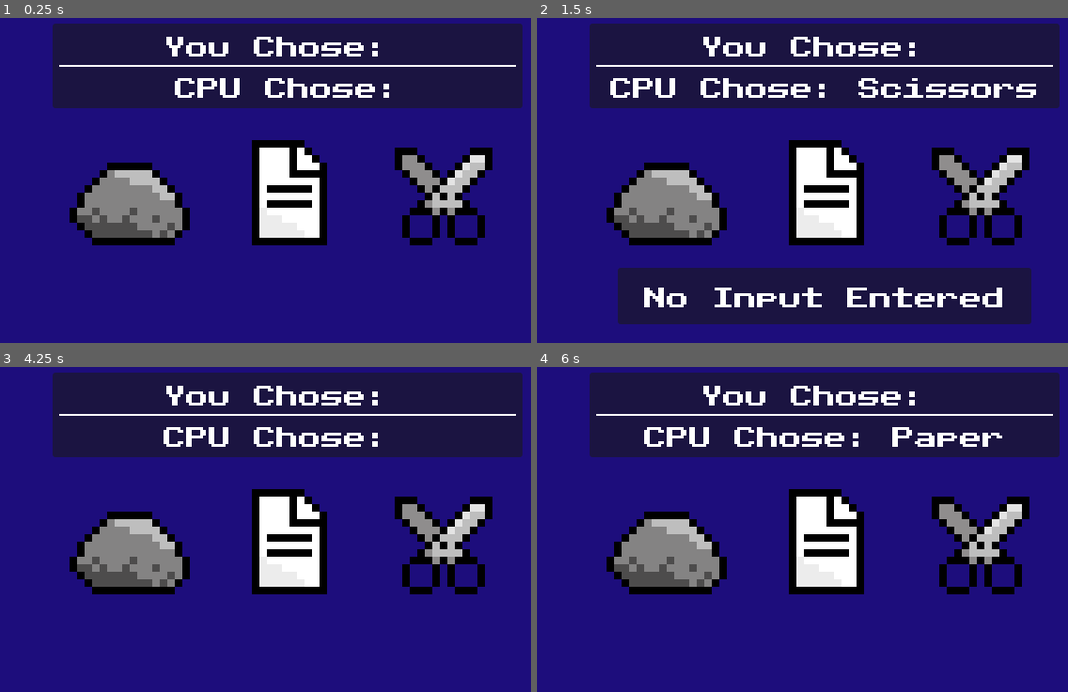
Above: before the commit, frames 1-4 (two rows, left to right).
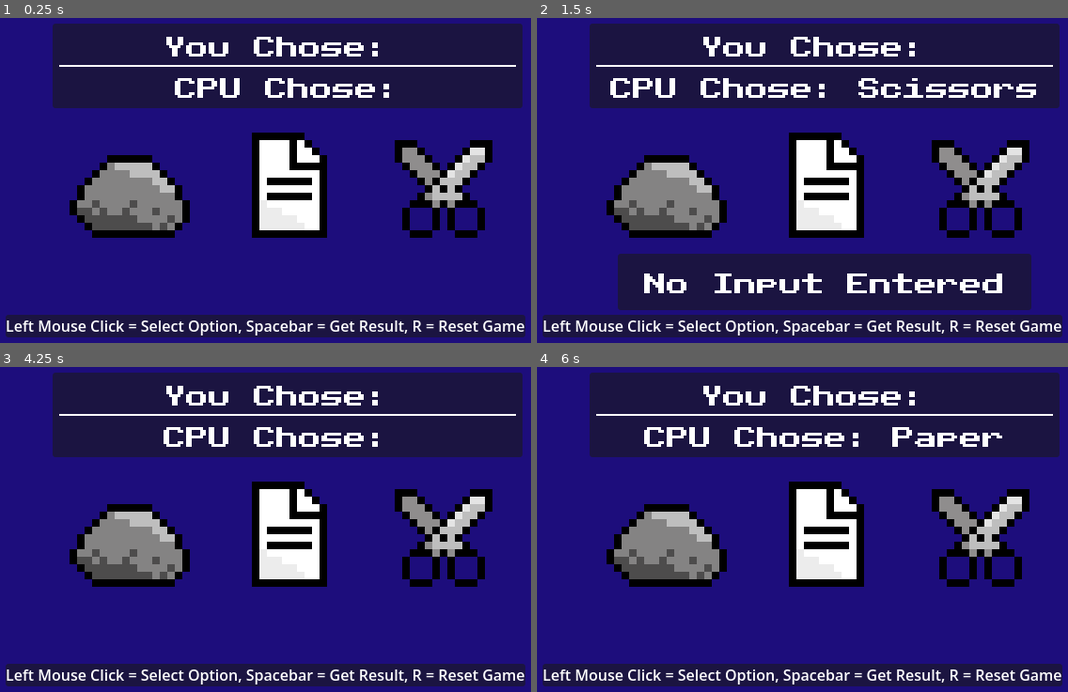
Above: after the commit, the same moments.

Repository: TenacityCodes/Rock-Paper-Scissors
Game: Godot game, scene res://gameplay.tscn
Two runs of this game, one before a commit and one after it. Both use one fixed random seed, a clock stepped at 60 frames per second and the inputs below.
Inputs (mouse positions are in pixels of both pictures, inside the frame that each line leads up to):
- Up to frame 1 (0.25 s): no input
- Up to frame 2 (1.5 s): tap Enter at 0.5 s; move the mouse to (664, 203) at 0.52 s; tap Space (continue) at 0.6, 1.35 s; click (664, 203) at 0.67 s; move the mouse to (829, 193) at 1.27 s; click (829, 193) at 1.42 s
- Up to frame 3 (4.25 s): tap R (reset) at 2, 4.15 s; move the mouse to (446, 542) at 2.02 s; tap Space (continue) at 2.1, 2.85, 3.5, 3.6 s; click (446, 542) at 2.17 s; move the mouse to (254, 591) at 2.77 s; click (254, 591) at 2.92 s; move the mouse to (467, 575) at 3.52 s; click (467, 575) at 3.67 s
- Up to frame 4 (6 s): move the mouse to (643, 471) at 4.27 s; tap Space (continue) at 4.35, 5.1, 5.85 s; click (643, 471) at 4.42 s; move the mouse to (855, 523) at 5.02 s; click (855, 523) at 5.17 s; tap R (reset) at 5.75 s; move the mouse to (733, 438) at 5.77 s; click (733, 438) at 5.92 s

The runs differ from the first frame. In frame 1, 15% of the frame differs, in the area x 1-99%, y 35-99%; in frame 2, 20%; in frame 3, 15%; in frame 4, 15%.

Commit message:
+Buttons wip

Diff:
--- a/gameplay.tscn
+++ b/gameplay.tscn
@@ -18,124 +18,79 @@
 color = Color(1, 1, 1, 1)
 thickness = 2
 
-[node name="Gameplay" type="Node2D"]
+[node name="Gameplay" type="Node2D" unique_id=1816285354]
 script = ExtResource("1_oe8ih")
 
-[node name="Background Sprite" type="Sprite2D" parent="."]
+[node name="Background Sprite" type="Sprite2D" parent="." unique_id=555739296]
 texture_filter = 1
 texture = ExtResource("1_n4psk")
 centered = false
 
-[node name="Rock" type="Sprite2D" parent="."]
+[node name="Rock" type="Sprite2D" parent="." unique_id=1547763850]
 texture_filter = 1
-position = Vector2(152, 200)
+position = Vector2(152, 192)
 texture = ExtResource("2_ej4tk")
 region_enabled = true
 region_rect = Rect2(64, 104, 160, 160)
 
-[node name="Area2D" type="Area2D" parent="Rock"]
+[node name="Area2D" type="Area2D" parent="Rock" unique_id=2050225847]
 
-[node name="CollisionShape2D" type="CollisionShape2D" parent="Rock/Area2D"]
+[node name="CollisionShape2D" type="CollisionShape2D" parent="Rock/Area2D" unique_id=148776745]
 position = Vector2(-2, 12)
 shape = SubResource("RectangleShape2D_smepj")
 
-[node name="Paper" type="Sprite2D" parent="."]
+[node name="Paper" type="Sprite2D" parent="." unique_id=623750367]
 texture_filter = 1
-position = Vector2(322, 200)
+position = Vector2(322, 192)
 texture = ExtResource("2_ej4tk")
 region_enabled = true
 region_rect = Rect2(248, 104, 160, 160)
 
-[node name="Area2D" type="Area2D" parent="Paper"]
+[node name="Area2D" type="Area2D" parent="Paper" unique_id=2123939388]
 
-[node name="CollisionShape2D" type="CollisionShape2D" parent="Paper/Area2D"]
+[node name="CollisionShape2D" type="CollisionShape2D" parent="Paper/Area2D" unique_id=1873128034]
 shape = SubResource("RectangleShape2D_oe8ih")
 
-[node name="Scissors" type="Sprite2D" parent="."]
+[node name="Scissors" type="Sprite2D" parent="." unique_id=202559834]
 texture_filter = 1
-position = Vector2(482, 200)
+position = Vector2(482, 192)
 texture = ExtResource("2_ej4tk")
 region_enabled = true
 region_rect = Rect2(408, 104, 160, 160)
 
-[node name="Area2D" type="Area2D" parent="Scissors"]
+[node name="Area2D" type="Area2D" parent="Scissors" unique_id=1463157833]
 
-[node name="CollisionShape2D" type="CollisionShape2D" parent="Scissors/Area2D"]
+[node name="CollisionShape2D" type="CollisionShape2D" parent="Scissors/Area2D" unique_id=1118226394]
 position = Vector2(4, 0)
 shape = SubResource("RectangleShape2D_xuee5")
 
-[node name="Choices Display" type="Control" parent="."]
+[node name="Outcome Display" type="Control" parent="." unique_id=1857891672]
 layout_mode = 3
 anchors_preset = 0
 
-[node name="PanelContainer" type="PanelContainer" parent="Choices Display"]
-layout_mode = 0
-offset_left = 70.0
-offset_top = 20.0
-offset_right = 570.0
-offset_bottom = 110.0
-
-[node name="MarginContainer" type="MarginContainer" parent="Choices Display/PanelContainer"]
-layout_mode = 2
-theme_override_constants/margin_left = 8
-theme_override_constants/margin_top = 8
-theme_override_constants/margin_right = 8
-theme_override_constants/margin_bottom = 8
-
-[node name="VBoxContainer" type="VBoxContainer" parent="Choices Display/PanelContainer/MarginContainer"]
-layout_mode = 2
-theme_override_constants/separation = 8
-alignment = 1
-
-[node name="Player Selection" type="Label" parent="Choices Display/PanelContainer/MarginContainer/VBoxContainer"]
-texture_filter = 1
-layout_mode = 2
-theme_override_fonts/font = ExtResource("4_xuee5")
-theme_override_font_sizes/font_size = 24
-text = "You Chose: "
-horizontal_alignment = 1
-vertical_alignment = 1
-
-[node name="HSeparator" type="HSeparator" parent="Choices Display/PanelContainer/MarginContainer/VBoxContainer"]
-layout_mode = 2
-theme_override_styles/separator = SubResource("StyleBoxLine_xuee5")
-
-[node name="CPU Selection" type="Label" parent="Choices Display/PanelContainer/MarginContainer/VBoxContainer"]
-texture_filter = 1
-layout_mode = 2
-theme_override_fonts/font = ExtResource("4_xuee5")
-theme_override_font_sizes/font_size = 24
-text = "CPU Chose:"
-horizontal_alignment = 1
-vertical_alignment = 1
-
-[node name="Outcome Display" type="Control" parent="."]
-layout_mode = 3
-anchors_preset = 0
-
-[node name="PanelContainer" type="PanelContainer" parent="Outcome Display"]
+[node name="PanelContainer" type="PanelContainer" parent="Outcome Display" unique_id=1262884253]
 layout_mode = 0
 offset_left = 100.0
-offset_top = 280.0
+offset_top = 265.0
 offset_right = 540.0
-offset_bottom = 340.0
+offset_bottom = 325.0
 
-[node name="MarginContainer" type="MarginContainer" parent="Outcome Display/PanelContainer"]
+[node name="MarginContainer" type="MarginContainer" parent="Outcome Display/PanelContainer" unique_id=2017583898]
 layout_mode = 2
 theme_override_constants/margin_left = 4
 theme_override_constants/margin_top = 4
 theme_override_constants/margin_right = 4
 theme_override_constants/margin_bottom = 4
 
-[node name="VBoxContainer" type="VBoxContainer" parent="Outcome Display/PanelContainer/MarginContainer"]
+[node name="VBoxContainer" type="VBoxContainer" parent="Outcome Display/PanelContainer/MarginContainer" unique_id=1650500469]
 layout_mode = 2
 alignment = 1
 
-[node name="HBoxContainer" type="HBoxContainer" parent="Outcome Display/PanelContainer/MarginContainer/VBoxContainer"]
+[node name="HBoxContainer" type="HBoxContainer" parent="Outcome Display/PanelContainer/MarginContainer/VBoxContainer" unique_id=1014201354]
 layout_mode = 2
 alignment = 1
 
-[node name="Outcome" type="RichTextLabel" parent="Outcome Display/PanelContainer/MarginContainer/VBoxContainer/HBoxContainer"]
+[node name="Outcome" type="RichTextLabel" parent="Outcome Display/PanelContainer/MarginContainer/VBoxContainer/HBoxContainer" unique_id=419813642]
 texture_filter = 1
 layout_mode = 2
 size_flags_horizontal = 3
@@ -147,6 +102,65 @@
 horizontal_alignment = 1
 vertical_alignment = 1
 
+[node name="Choices Display" type="Control" parent="." unique_id=1344308329]
+layout_mode = 3
+anchors_preset = 0
+
+[node name="PanelContainer" type="PanelContainer" parent="Choices Display" unique_id=1763706120]
+layout_mode = 0
+offset_left = 70.0
+offset_top = 20.0
+offset_right = 570.0
+offset_bottom = 110.0
+
+[node name="MarginContainer" type="MarginContainer" parent="Choices Display/PanelContainer" unique_id=2102190740]
+layout_mode = 2
+theme_override_constants/margin_left = 8
+theme_override_constants/margin_top = 8
+theme_override_constants/margin_right = 8
+theme_override_constants/margin_bottom = 8
+
+[node name="VBoxContainer" type="VBoxContainer" parent="Choices Display/PanelContainer/MarginContainer" unique_id=304177243]
+layout_mode = 2
+theme_override_constants/separation = 8
+alignment = 1
+
+[node name="Player Selection" type="Label" parent="Choices Display/PanelContainer/MarginContainer/VBoxContainer" unique_id=232317676]
+texture_filter = 1
+layout_mode = 2
+theme_override_fonts/font = ExtResource("4_xuee5")
+theme_override_font_sizes/font_size = 24
+text = "You Chose: "
+horizontal_alignment = 1
+vertical_alignment = 1
+
+[node name="HSeparator" type="HSeparator" parent="Choices Display/PanelContainer/MarginContainer/VBoxContainer" unique_id=790528374]
+layout_mode = 2
+theme_override_styles/separator = SubResource("StyleBoxLine_xuee5")
+
+[node name="CPU Selection" type="Label" parent="Choices Display/PanelContainer/MarginContainer/VBoxContainer" unique_id=796968654]
+texture_filter = 1
+layout_mode = 2
+theme_override_fonts/font = ExtResource("4_xuee5")
+theme_override_font_sizes/font_size = 24
+text = "CPU Chose:"
+horizontal_alignment = 1
+vertical_alignment = 1
+
+[node name="PanelContainer" type="PanelContainer" parent="." unique_id=1870354990]
+offset_left = 20.0
+offset_top = 330.0
+offset_right = 504.0
+offset_bottom = 354.0
+
+[node name="HBoxContainer" type="HBoxContainer" parent="PanelContainer" unique_id=1343779750]
+layout_mode = 2
+
+[node name="Label" type="Label" parent="PanelContainer/HBoxContainer" unique_id=2032047225]
+layout_mode = 2
+theme_override_font_sizes/font_size = 16
+text = "Left Mouse Click = Select Option, Spacebar = Get Result, R = Reset Game"
+
 [connection signal="mouse_entered" from="Rock/Area2D" to="." method="_on_rock_area_2d_mouse_entered"]
 [connection signal="mouse_exited" from="Rock/Area2D" to="." method="_on_rock_area_2d_mouse_exited"]
 [connection signal="mouse_entered" from="Paper/Area2D" to="." method="_on_paper_area_2d_mouse_entered"]
--- a/project.godot
+++ b/project.godot
@@ -8,11 +8,15 @@
 
 config_version=5
 
+[animation]
+
+compatibility/default_parent_skeleton_in_mesh_instance_3d=true
+
 [application]
 
 config/name="Rock, Paper, Scissors"
 run/main_scene="uid://bno0mn1ntcv0"
-config/features=PackedStringArray("4.4", "GL Compatibility")
+config/features=PackedStringArray("4.6", "GL Compatibility")
 
 [display]
 
Not shown: 1 places in gameplay.tscn that only renumber resources
